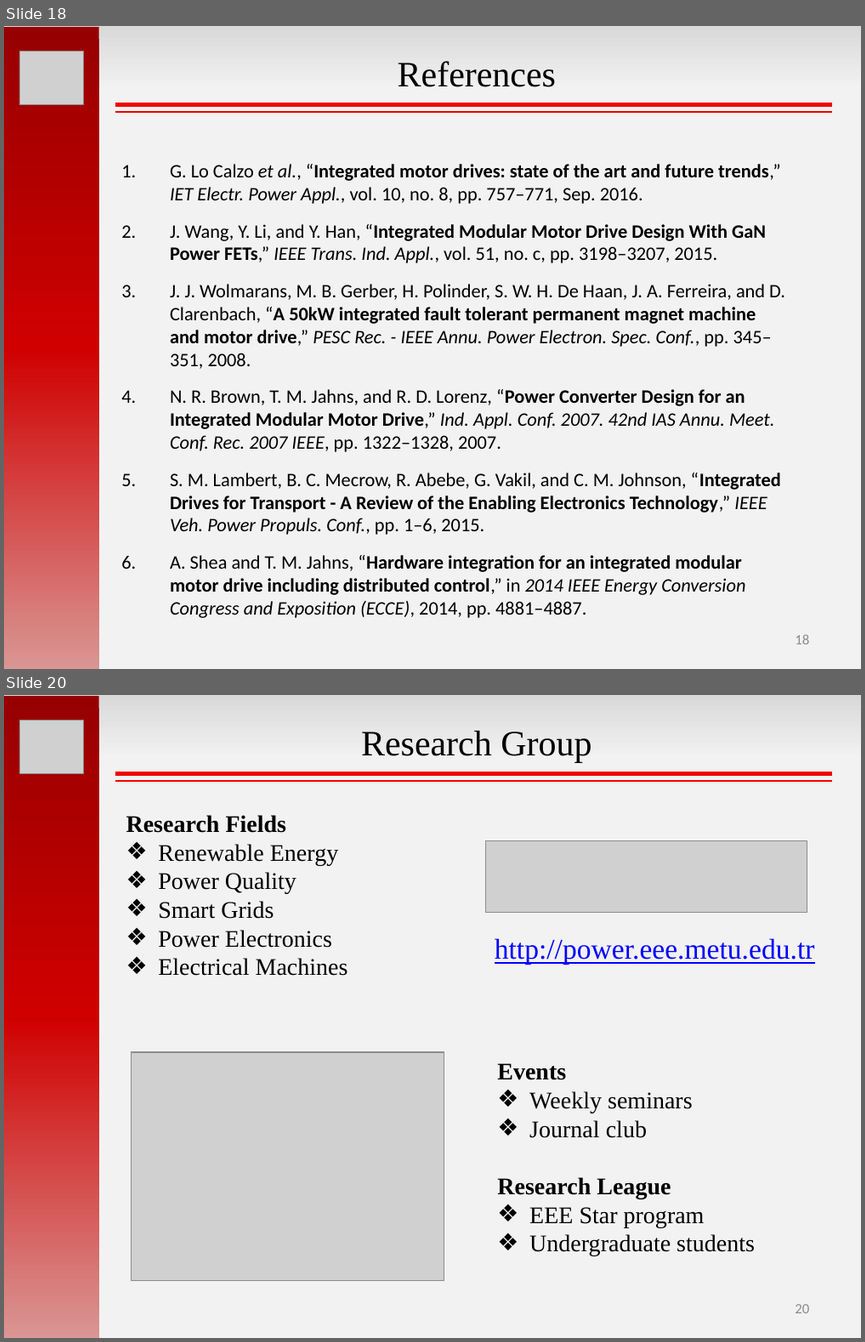
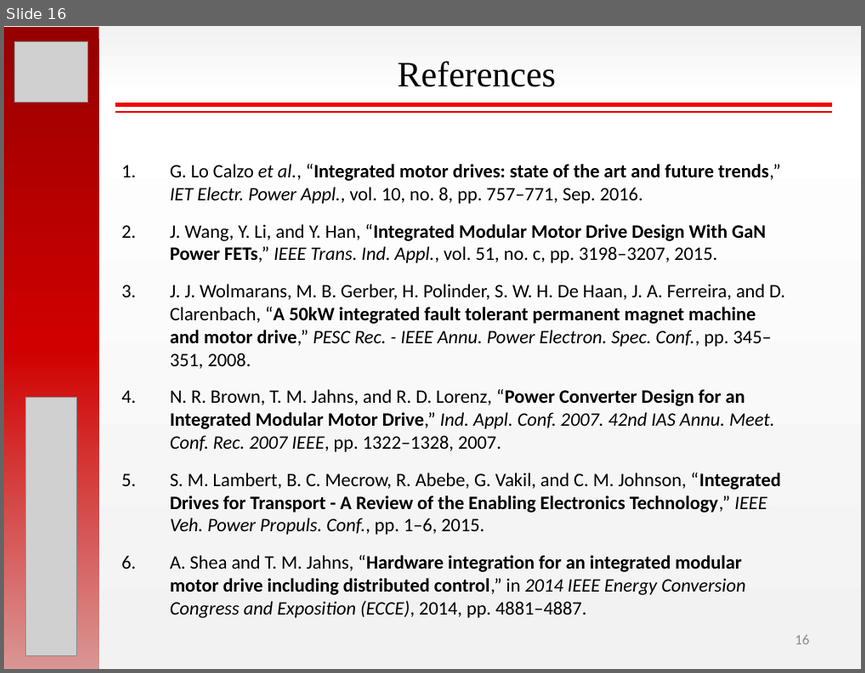
Before and after one commit to hakanpolat/IMMD, a slide deck: ISIE 2017/sunum/ISIE2017_OralPres_Mesut_Uğur.pptx. Shown one above the other, each under a label of ours: slides 18 and 20 before the commit, slide 16 after it; the slides between them are not shown. The pictures are 865x1342 and 865x673 pixels, drawn with LibreOffice and Linux fonts; fonts in the diff are those of the drawing; grey boxes stand for pictures. Boxes give left, top, right and bottom in pixels: in the first picture for what was removed or moved away, otherwise in the second. Text is boxed around its words. In the diff, an @@ line names an element or a change of style, - is before the commit and + after.

```diff
--- a/ISIE 2017/sunum/ISIE2017_OralPres_Mesut_Uğur.pptx
+++ b/ISIE 2017/sunum/ISIE2017_OralPres_Mesut_Uğur.pptx
@@ slide 20 removed at <box>4,695,861,1338</box>, background gradient #D9D9D9 to #F2F2F2 @@
@@ rectangle removed at <box>4,696,99,1338</box> @@
@@ picture removed at <box>19,720,84,773</box> @@
@@ text removed at <box>361,731,591,762</box> @@
-Research Group
@@ line removed from (115, 774) to (833, 774) @@
@@ line removed from (115, 781) to (833, 781) @@
@@ text removed at <box>126,815,348,975</box> @@
-Research Fields
-❖ Renewable Energy
-❖ Power Quality
-❖ Smart Grids
-❖ Power Electronics
-❖ Electrical Machines
@@ picture removed at <box>485,841,806,913</box> @@
@@ text removed at <box>494,938,815,964</box> @@
-http://power.eee.metu.edu.tr
@@ picture removed at <box>132,1052,444,1281</box> @@
@@ text removed at <box>497,1063,755,1256</box> @@
-Events
-❖ Weekly seminars
-❖ Journal club
-Research League
-❖ EEE Star program
-❖ Undergraduate students
@@ page number removed at <box>794,1304,809,1313</box> @@
-20
@@ what was slide 18 is now slide 16 @@
@@ slide 16 changed as well @@
@@ background gradient #D9D9D9 to #F2F2F2 to gradient #F2F2F2 to #FFFFFF @@
@@ picture: place and size @@
-picture at <box>19,51,84,104</box>
+picture at <box>15,41,88,102</box>
@@ picture added at <box>25,397,77,656</box> @@
@@ page number at <box>794,635,809,644</box>: text changed @@
-18
+16
```
Also in this commit, not shown: 14 other slides changed, 2 slides added, 4 other slides removed.
